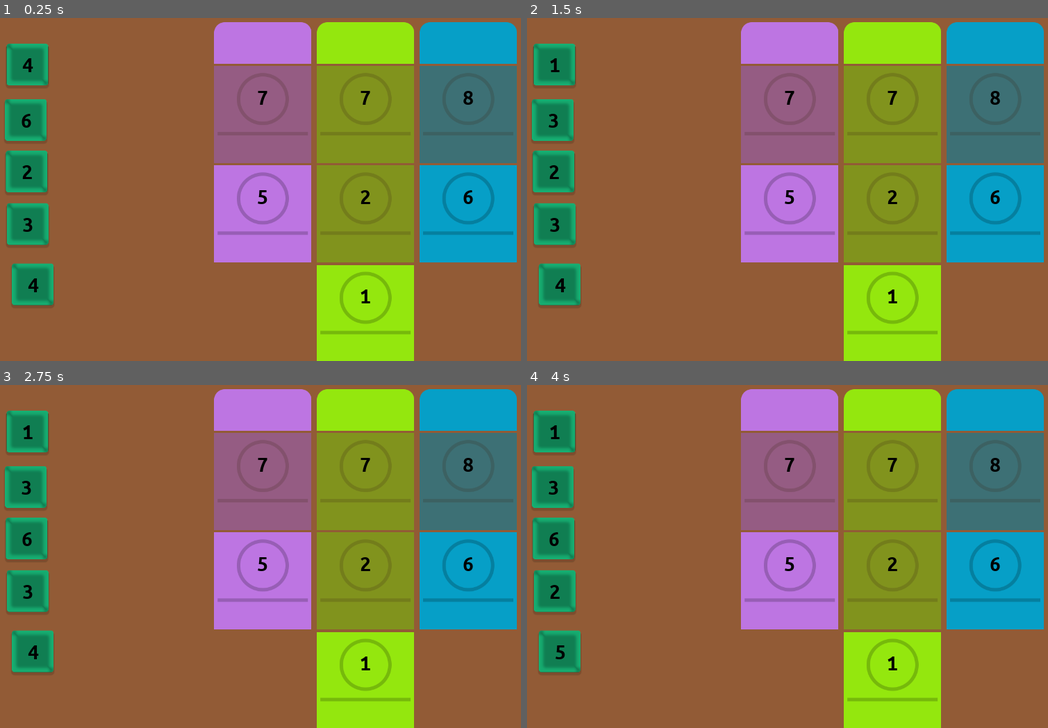
Above: before the commit, frames 1-4 (two rows, left to right).
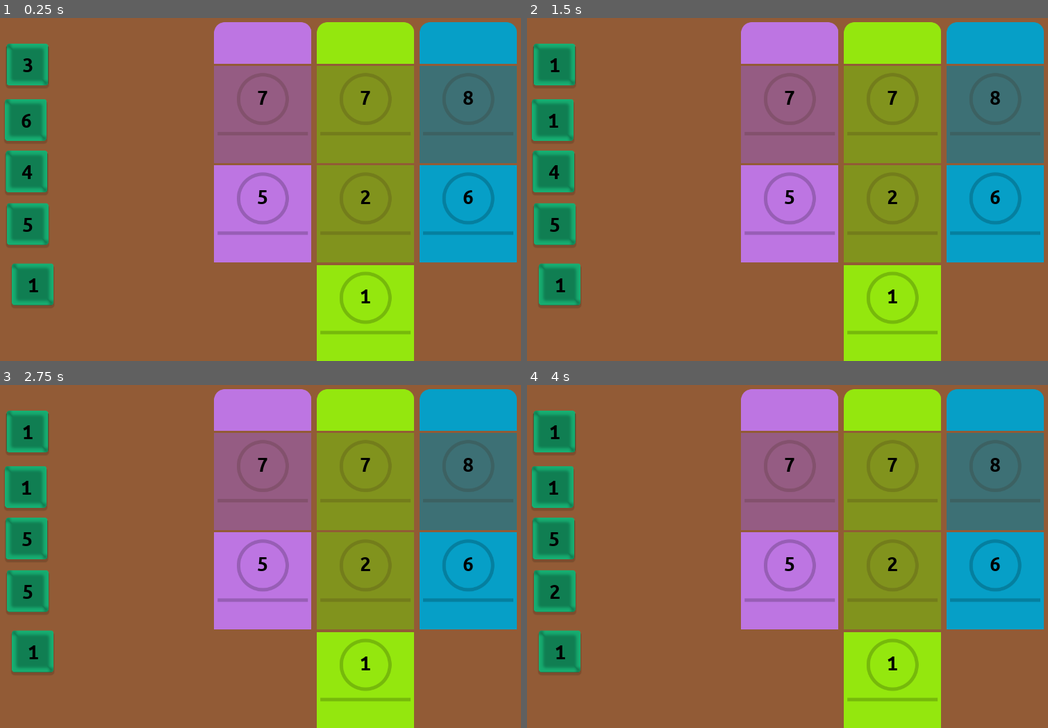
Above: after the commit, the same moments.

Repository: matzebond/DiceRepair
Game: Godot game, scene res://scenes/screens/RootNode.tscn
Same seed, same stepped clock (60 frames per second), same inputs: the game is played once before the commit and once after it.
Inputs (mouse positions are in pixels of both pictures, inside the frame that each line leads up to):
- Up to frame 1 (0.25 s): no input
- Up to frame 2 (1.5 s): tap Enter at 0.5 s; drag from (553, 66) to (787, 114) at 0.52 s; tap Space at 1.25 s; drag from (553, 120) to (787, 114) at 1.27 s
- Up to frame 3 (2.75 s): tap Enter at 2 s; move the mouse to (26, 539) at 2.02 s; click (26, 539) at 2.17 s
- Up to frame 4 (4 s): tap Space at 2.75 s; drag from (553, 590) to (787, 580) at 2.77 s; tap Enter at 3.5 s; drag from (558, 652) to (891, 481) at 3.52 s

The runs differ from the first frame. In frame 1, 0.2% of the frame differs, in the area x 4-8%, y 11-80%; in frame 2, 0.2%; in frame 3, 0.1%; in frame 4, 0.1%.

Commit message:
die snap back tween

Diff:
--- a/scenes/die/Die.gd
+++ b/scenes/die/Die.gd
@@ -15,9 +15,11 @@
 onready var pre_drag_pos = self.position
 var drag_offset = Vector2()
 
+const SNAP_BACK_SPEED = 0.0002
+
 
 func _ready():
-    faces = [1, 2, 3, 4, 5, 6]
+    faces = [1, 2, 3, 4, 5, 6, "F"]
     rng.randomize()
     roll()
 
@@ -34,8 +36,6 @@
             dragging = true
             get_tree().current_scene.dragging_die = true
             start_drag()
-            #print(faces[state])
-
 
 
 func _on_Area2D_mouse_entered():
@@ -51,6 +51,7 @@
         roll()
 
     return
+
 
 func roll():
     state = rng.randi_range(0, len(faces) - 1)
@@ -95,7 +96,9 @@
 
 
 func snap_back():
-    self.position = pre_drag_pos
+    var dist = (pre_drag_pos - position).length()
+    $Tween.interpolate_property(self, "position", position, pre_drag_pos, dist*SNAP_BACK_SPEED, Tween.TRANS_EXPO, Tween.EASE_IN)
+    $Tween.start()
 
 func play_tween_make_trans():
     var c = modulate
